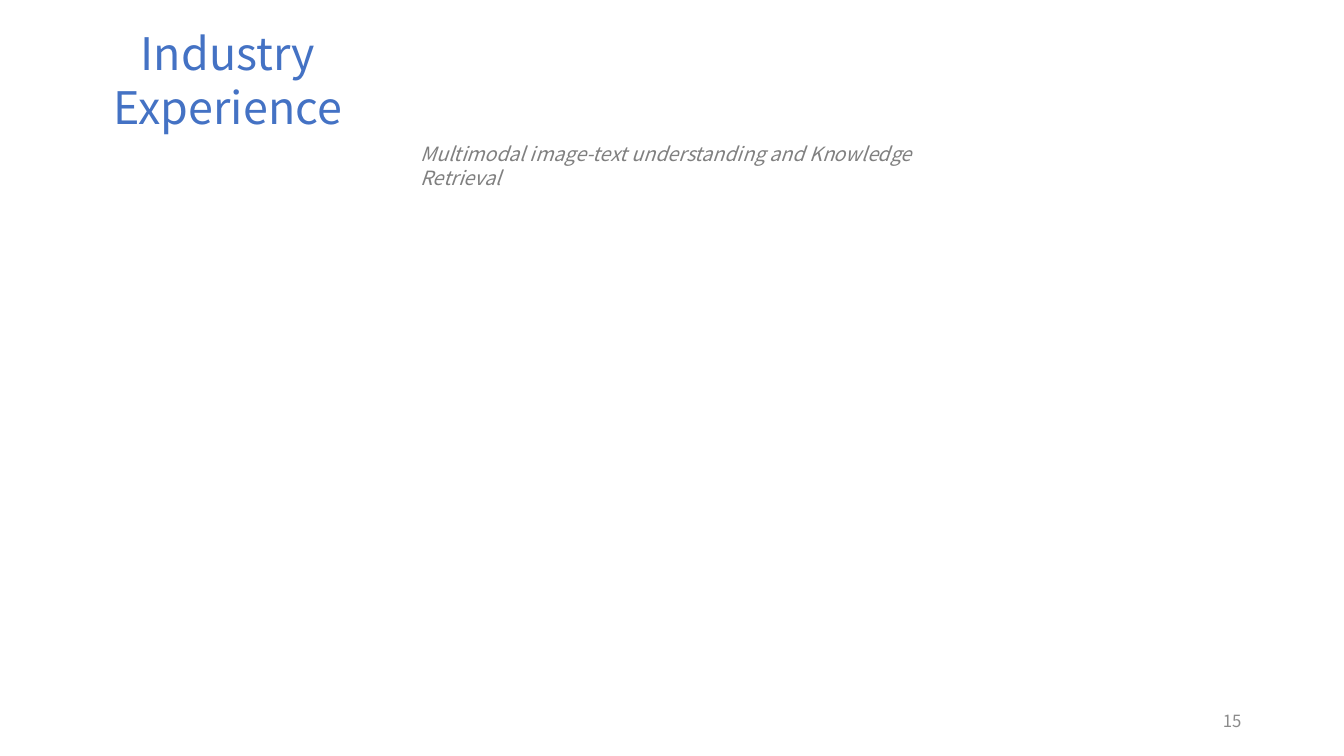
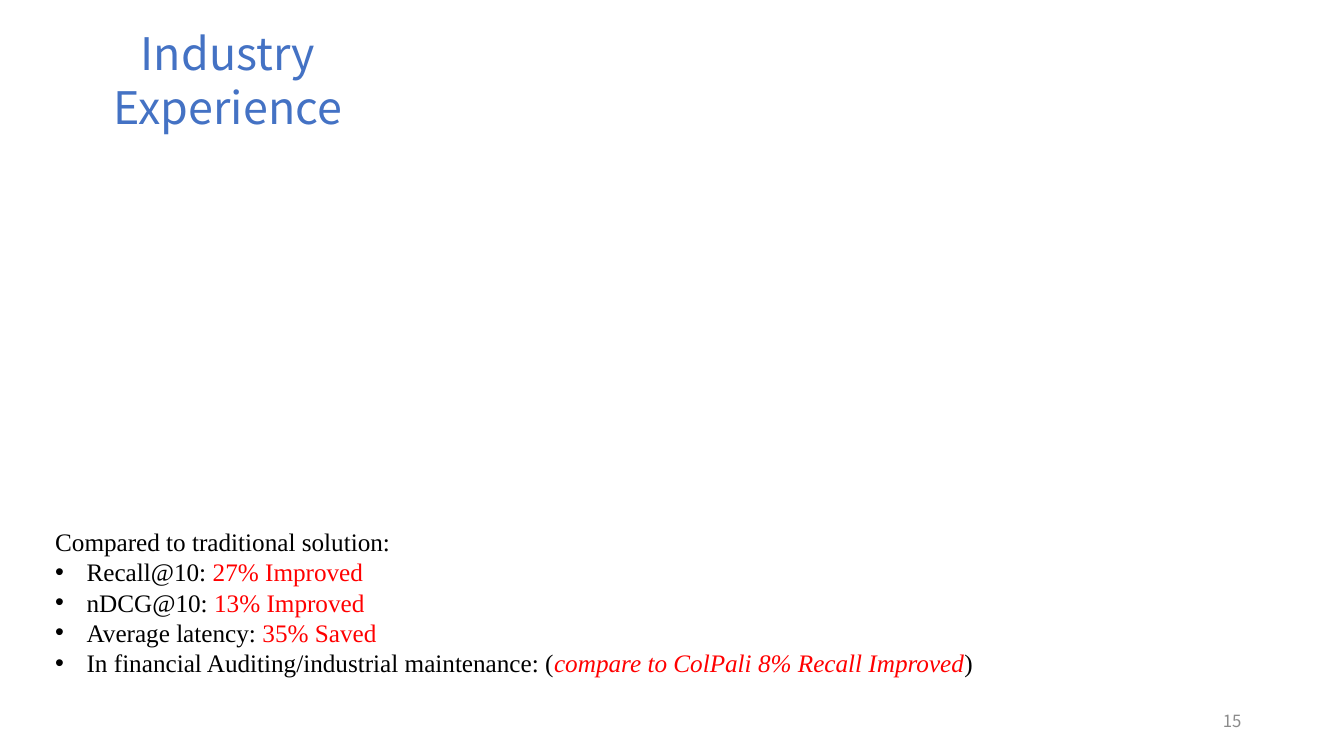
Before and after one commit to FriderickYu/Z3_Ex, a slide deck: slide 15 of Presentation.pptx. Drawn at 1344x756 pixels with LibreOffice and Linux fonts; fonts in the diff are those of the drawing. Boxes give left, top, right and bottom in pixels: in the first picture for what was removed or moved away, otherwise in the second. Text is boxed around its words. In the diff, an @@ line names an element or a change of style, - is before the commit and + after.

```diff
--- a/Presentation.pptx
+++ b/Presentation.pptx
@@ text removed at [420, 145, 911, 185] @@
-Multimodal image-text understanding and Knowledge Retrieval
@@ text added at [55, 533, 972, 678], 18 pt, text #000000 @@
+Compared to traditional solution:
+• Recall@10: 27% Improved
+• nDCG@10: 13% Improved
+• Average latency: 35% Saved
+• In financial Auditing/industrial maintenance: (compare to ColPali 8% Recall Improved)
```
Also in this commit, not shown: 6 other slides changed, 1 slide added, 1 slide removed, 5 other files.
